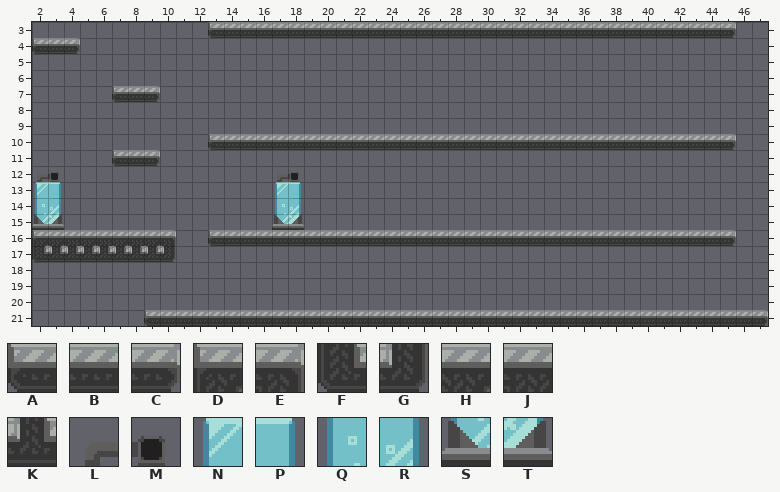
Two states of a Tiled map, src/assets/tmx/levelRayCastTest.tmx. The picture above is the old version.
Cells are 16x16 px. Shown: x 2..47, y 3..21.
Key: from "tileset": A 1, B 2, C 3, D 6, E 7, F 20, G 21, H 32, J 33, K 51, L 63, M 64, N 77, P 78, Q 91, R 92, S 105, T 106.
_ is an empty cell.
Layer "main-layer" before, first column x 2:
 3 ___________ABBBBBBBBBBBBBBBBBBBBBBBBBBBBBBBC__
 4 ABC___________________________________________
 5 ______________________________________________
 6 ______________________________________________
 7 _____ABC______________________________________
 8 ______________________________________________
 9 ______________________________________________
10 ___________ABBBBBBBBBBBBBBBBBBBBBBBBBBBBBBBC__
11 _____ABC______________________________________
12 LM_____________LM_____________________________
13 NP_____________NP_____________________________
14 QR_____________QR_____________________________
15 ST_____________ST_____________________________
16 DHJHJHJHE__ABBBBBBBBBBBBBBBBBBBBBBBBBBBBBBBC__
17 FKKKKKKKG_____________________________________
18 ______________________________________________
19 ______________________________________________
20 ______________________________________________
21 _______ABBBBBBBBBBBBBBBBBBBBBBBBBBBBBBBBBBBBBC
And afterwards:
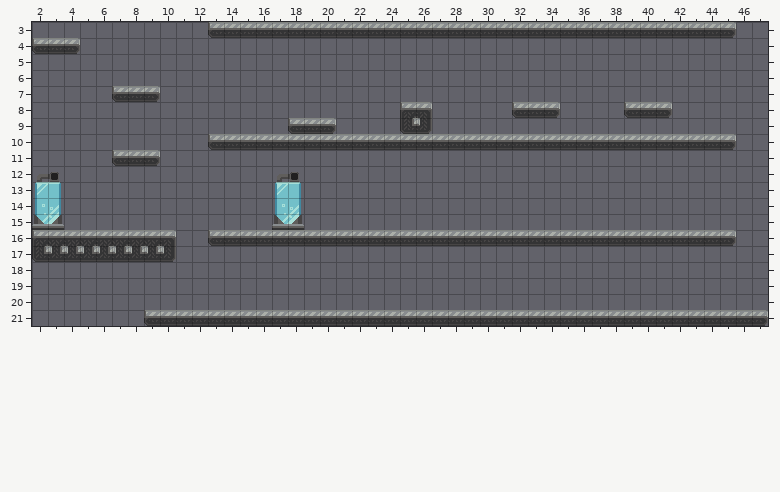
What changed:
Changed rows in their new state; . is an unchanged cell.
Layer "main-layer":
first column x 18:
 8 .......DE.....ABC....ABC
 9 ABC....FG...............
